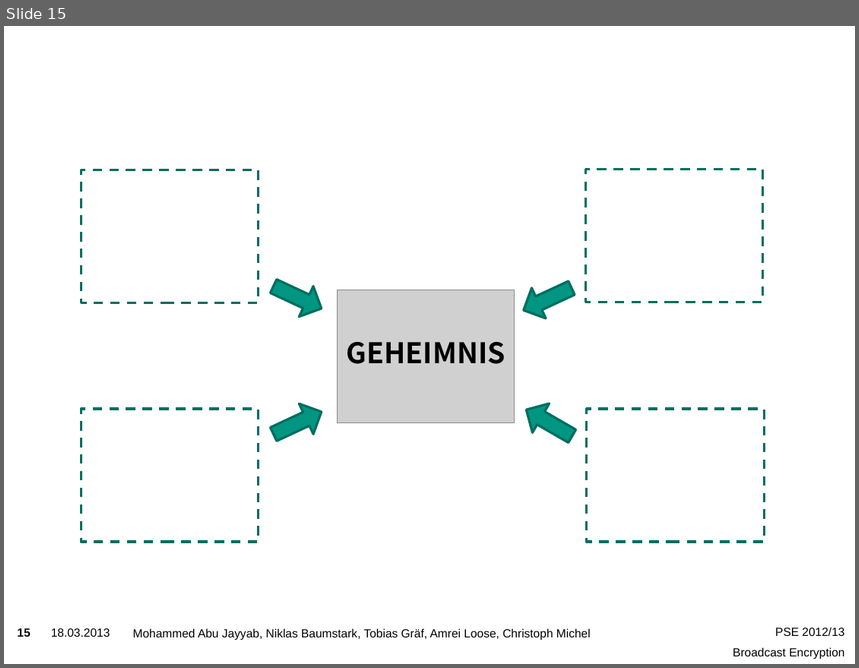
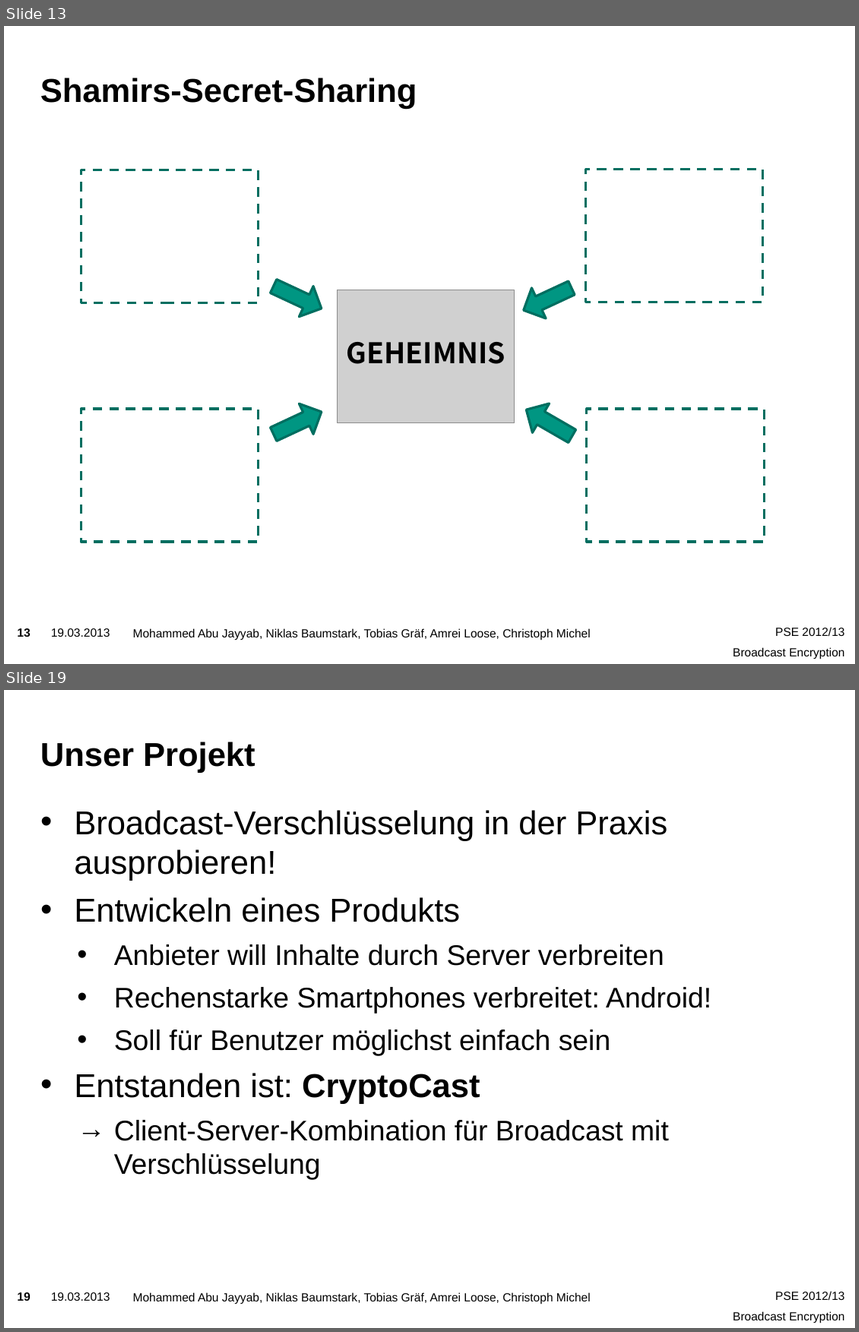
Before and after one commit to niklasb/pse-broadcast-encryption, a slide deck: praesentation/pse-abschluss.pptx. Shown one above the other, each under a label of ours: slide 15 before the commit, slides 13 and 19 after it; the slides between them are not shown. The pictures are 859x668 and 859x1332 pixels, drawn with LibreOffice and Linux fonts; fonts in the diff are those of the drawing; grey boxes stand for pictures; background and template pictures are left out. Boxes give left, top, right and bottom in pixels: in the first picture for what was removed or moved away, otherwise in the second. Text is boxed around its words. In the diff, an @@ line names an element or a change of style, - is before the commit and + after.

```diff
--- a/praesentation/pse-abschluss.pptx
+++ b/praesentation/pse-abschluss.pptx
@@ slide 19 added at [4, 690, 855, 1328], background picture (left out); not listed: 4 template elements that a slide beside it also shows @@
@@ title added at [40, 742, 256, 773], 28 pt, text #000000, bold @@
+Unser Projekt
@@ text added at [74, 810, 712, 1180], 24 pt, text #000000 @@
+• Broadcast-Verschlüsselung in der Praxis ausprobieren!
+• Entwickeln eines Produkts
+  • Anbieter will Inhalte durch Server verbreiten
+  • Rechenstarke Smartphones verbreitet: Android!
+  • Soll für Benutzer möglichst einfach sein
+• Entstanden ist: CryptoCast
+  → Client-Server-Kombination für Broadcast mit Verschlüsselung
@@ what was slide 15 is now slide 13 @@
@@ slide 13 changed as well @@
@@ title added at [40, 78, 417, 109], 28 pt, text #000000, bold @@
+Shamirs-Secret-Sharing
@@ page number at [17, 629, 30, 637]: text changed @@
-15
+13
@@ text at [51, 629, 110, 637]: text changed @@
-18.03.2013
+19.03.2013
```
Also in this commit, not shown: 13 other slides changed, 6 other slides added, 9 slides removed, 1 other file.
